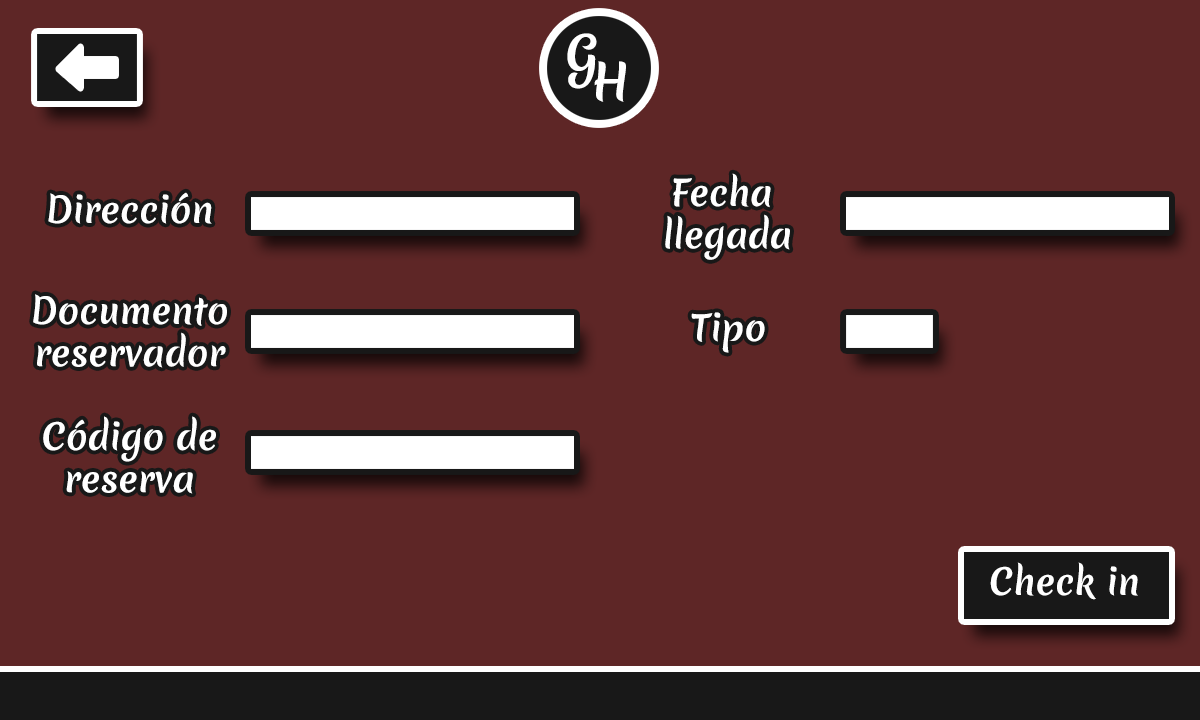
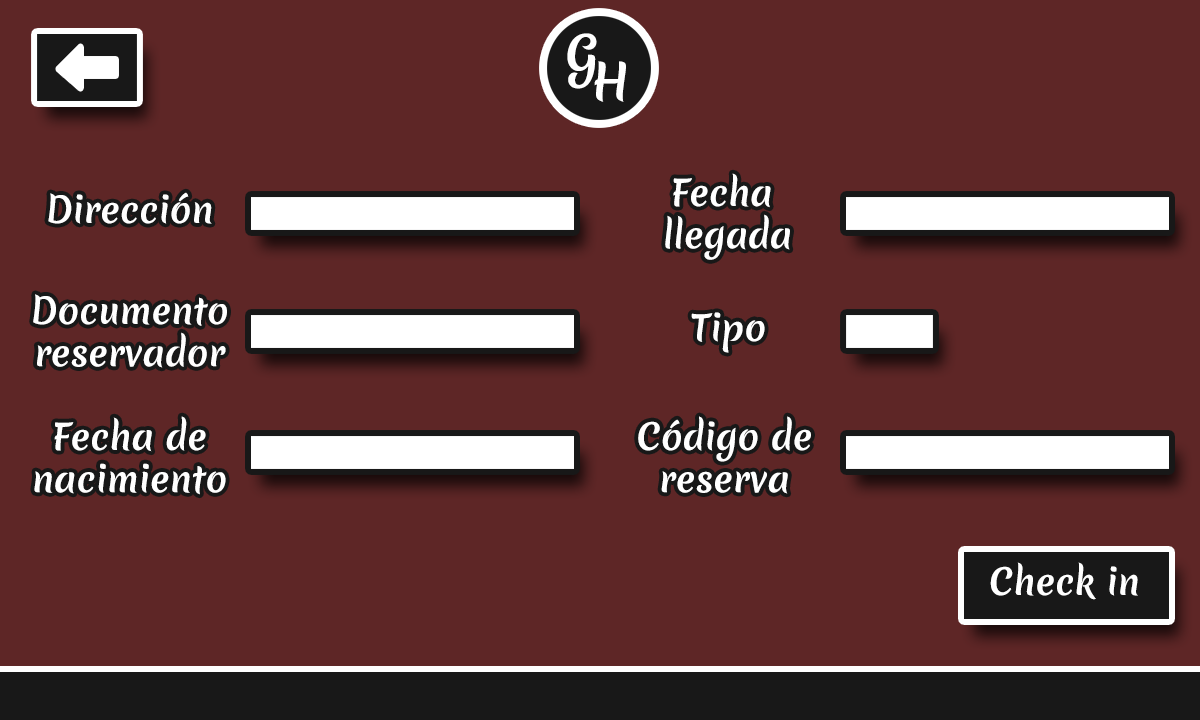
Layers edited between the first and the second (1200, 720) image:
added group "Reservation Code" with 2 layers in group "Text Fields" over (638, 416, 1169, 494)
added layer "Código de reserva" in group "Reservation Code" over (638, 416, 811, 494)
added layer "Reservation Code Field" in group "Reservation Code" over (846, 436, 1169, 469)
renamed "Código de reserva" to "Fecha de nacimiento", painted on it over (34, 416, 226, 495)
